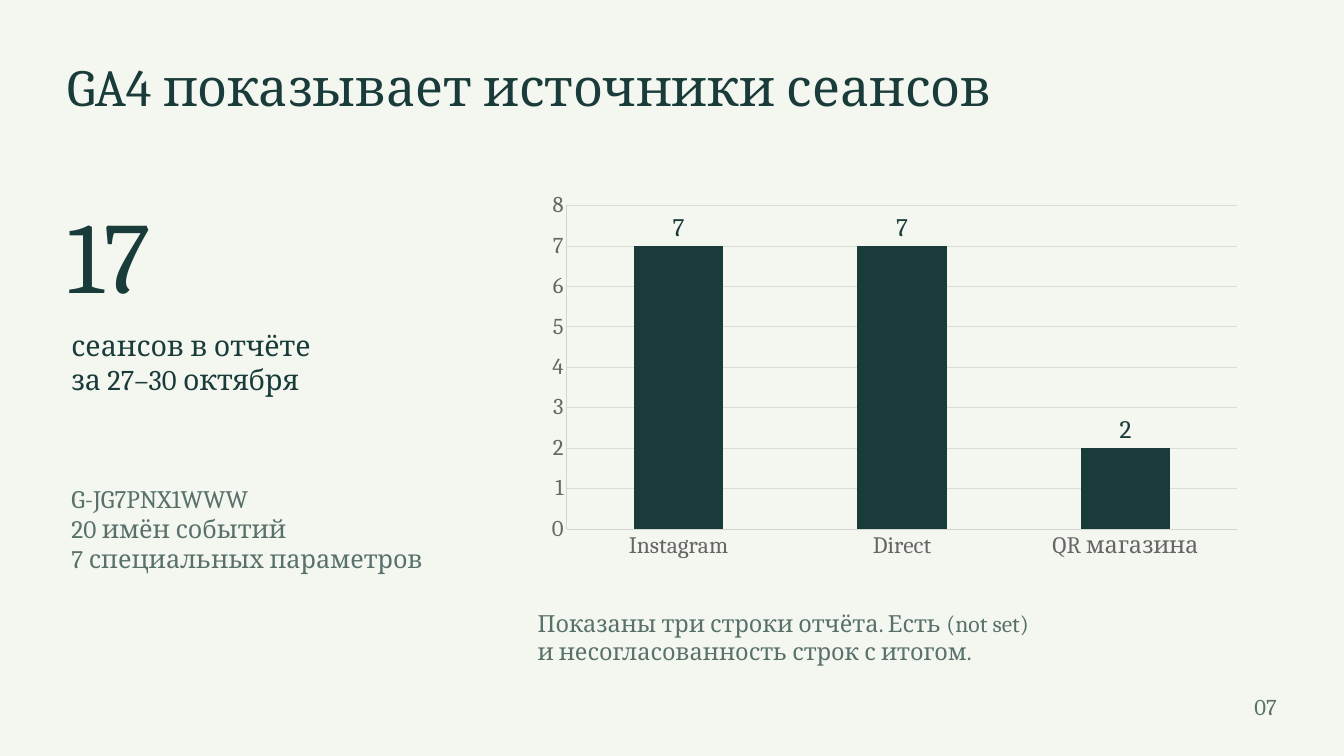
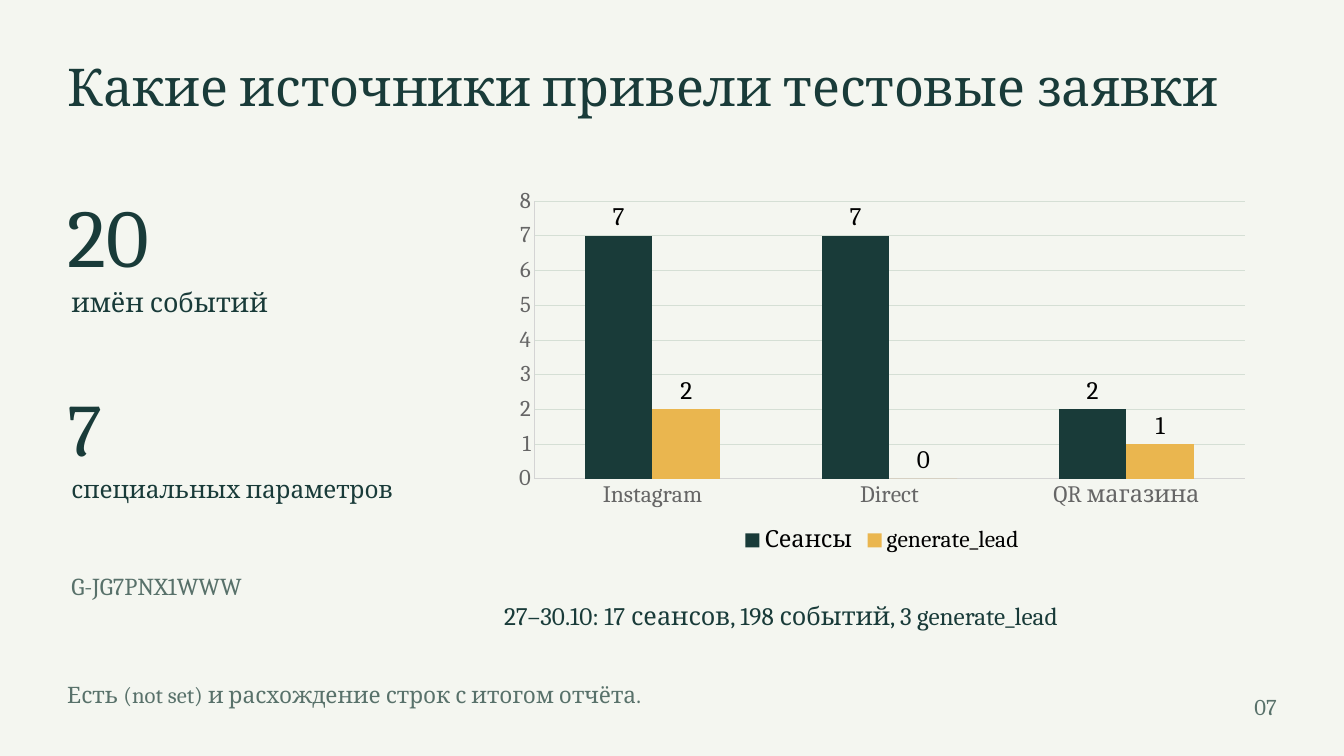
Before and after one commit to Resolushh/tz-11-turklub-tropa, a slide deck: slide 7 of presentation/zashchita.pptx. Drawn at 1344x756 pixels with LibreOffice and Linux fonts; fonts in the diff are those of the drawing. Boxes give left, top, right and bottom in pixels: in the first picture for what was removed or moved away, otherwise in the second. Text is boxed around its words. In the diff, an @@ line names an element or a change of style, - is before the commit and + after.

Commit message:
presentation: добавить наглядный путь заявки и подробности проекта

```diff
--- a/presentation/zashchita.pptx
+++ b/presentation/zashchita.pptx
@@ text at bbox=[67, 68, 1219, 119]: text changed @@
-GA4 показывает источники сеансов
+Какие источники привели тестовые заявки
@@ column chart at bbox=[504, 181, 1260, 559] @@
-Series 1: 7, 7, 2
+Сеансы: 7, 7, 2
@@ data labels of Сеансы changed @@
+generate_lead: 2, 0, 1
@@ legend changed @@
@@ column chart: place and size @@
-column chart at bbox=[538, 185, 1251, 567]
+column chart at bbox=[504, 181, 1260, 559]
@@ text removed at bbox=[67, 225, 151, 294] @@
-17
@@ text added at bbox=[67, 211, 148, 268], 73.5 pt, text #193B39 @@
+20
@@ text added at bbox=[71, 291, 268, 313], 24 pt, text #193B39 @@
+имён событий
@@ text removed at bbox=[71, 334, 311, 397] @@
-сеансов в отчёте
-за 27–30 октября
@@ text added at bbox=[67, 406, 102, 457], 66 pt, text #193B39 @@
+7
@@ text at bbox=[71, 484, 393, 504]: text changed; size 22.5 to 21.8 pt; text colour #58716A to #193B39 @@
-G-JG7PNX1WWW
-20 имён событий
-7 специальных параметров
+специальных параметров
@@ text added at bbox=[71, 578, 241, 600], 21.8 pt, text #58716A @@
+G-JG7PNX1WWW
@@ text added at bbox=[504, 605, 1057, 631], 22.5 pt, text #193B39 @@
+27–30.10: 17 сеансов, 198 событий, 3 generate_lead
@@ text at bbox=[67, 686, 636, 709]: text changed; size 21 to 20.2 pt @@
-Показаны три строки отчёта. Есть (not set)
-и несогласованность строк с итогом.
+Есть (not set) и расхождение строк с итогом отчёта.
```
Also in this commit, not shown: 5 other slides changed, 5 slides added, 5 slides removed, 4 other files.
